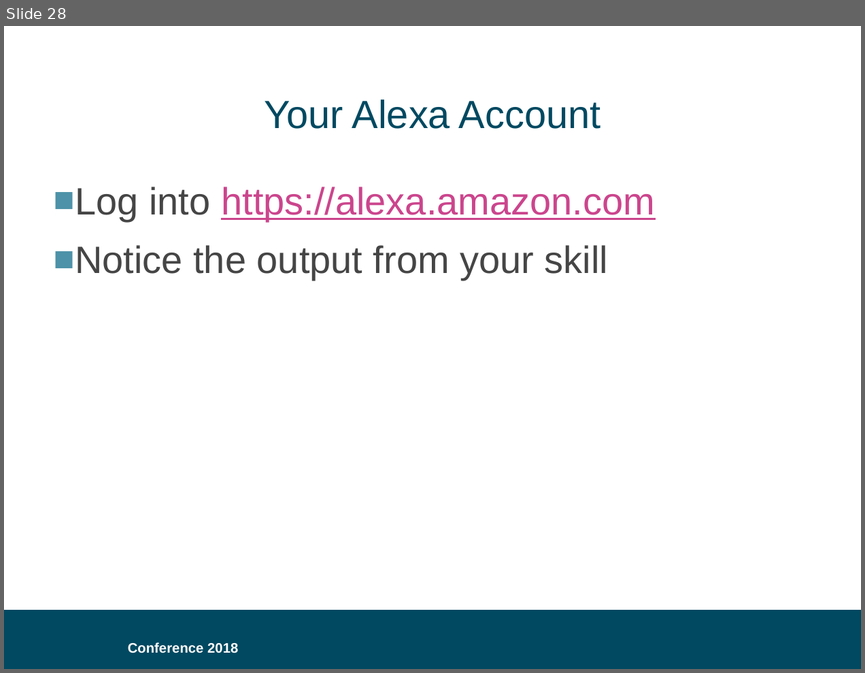
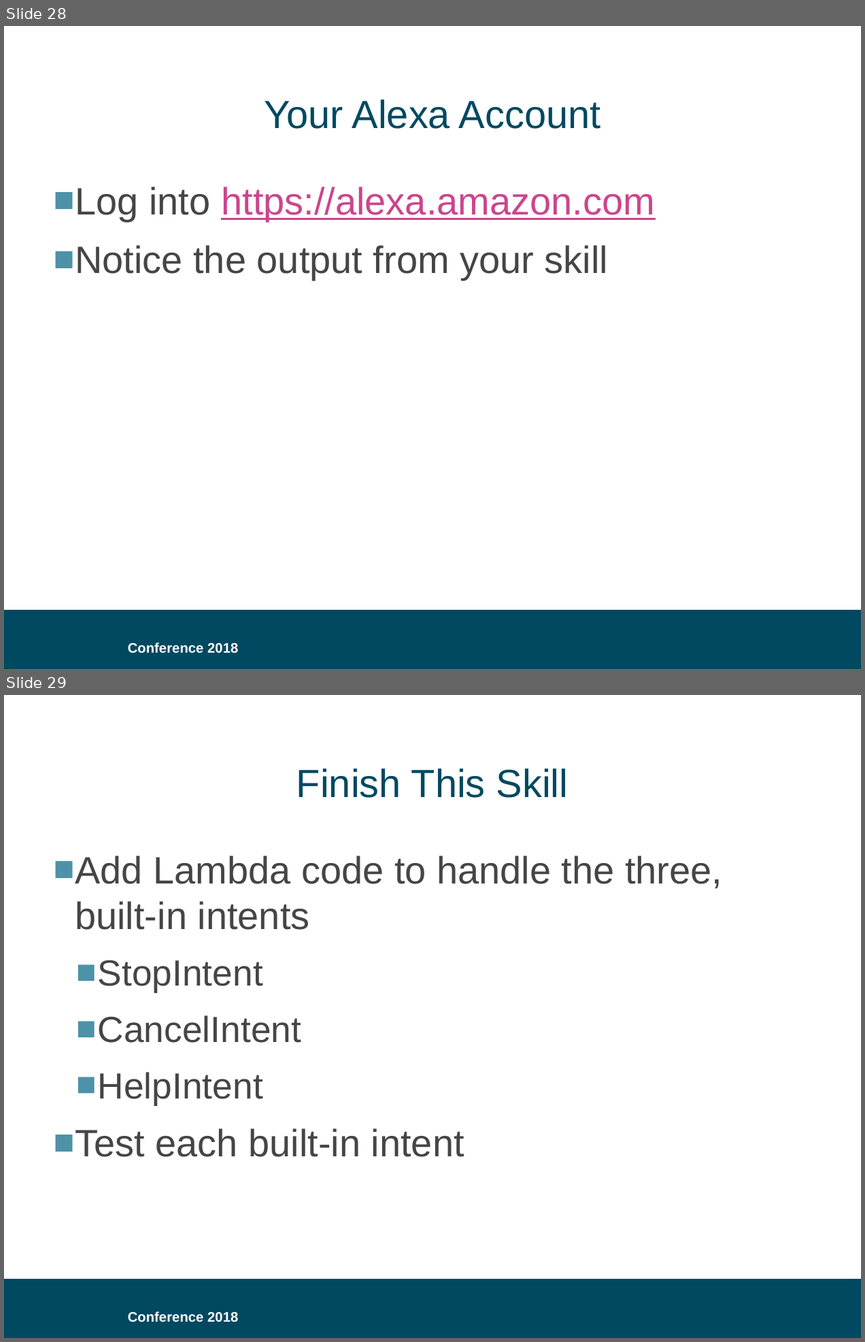
Before and after one commit to bklug/introductory-alexa-workshop, a slide deck: build-an-alexa-skill-for.pptx. Shown one above the other, each under a label of ours: slide 28 before the commit, slides 28 and 29 after it. The pictures are 865x673 and 865x1342 pixels, drawn with LibreOffice and Linux fonts; fonts in the diff are those of the drawing; background and template pictures are left out. Boxes give left, top, right and bottom in pixels: in the first picture for what was removed or moved away, otherwise in the second. Text is boxed around its words. In the diff, an @@ line names an element or a change of style, - is before the commit and + after.

```diff
--- a/build-an-alexa-skill-for.pptx
+++ b/build-an-alexa-skill-for.pptx
@@ slide 29 added at bbox=[4, 695, 861, 1338], background #FFFFFF; not listed: 2 template elements that a slide beside it also shows @@
@@ title added at bbox=[296, 768, 568, 798], 33 pt, text #004961 @@
+Finish This Skill
@@ text added at bbox=[75, 855, 722, 1157], 32 pt, text #454545 @@
+■ Add Lambda code to handle the three, built-in intents
+  ■ StopIntent
+  ■ CancelIntent
+  ■ HelpIntent
+■ Test each built-in intent
```
